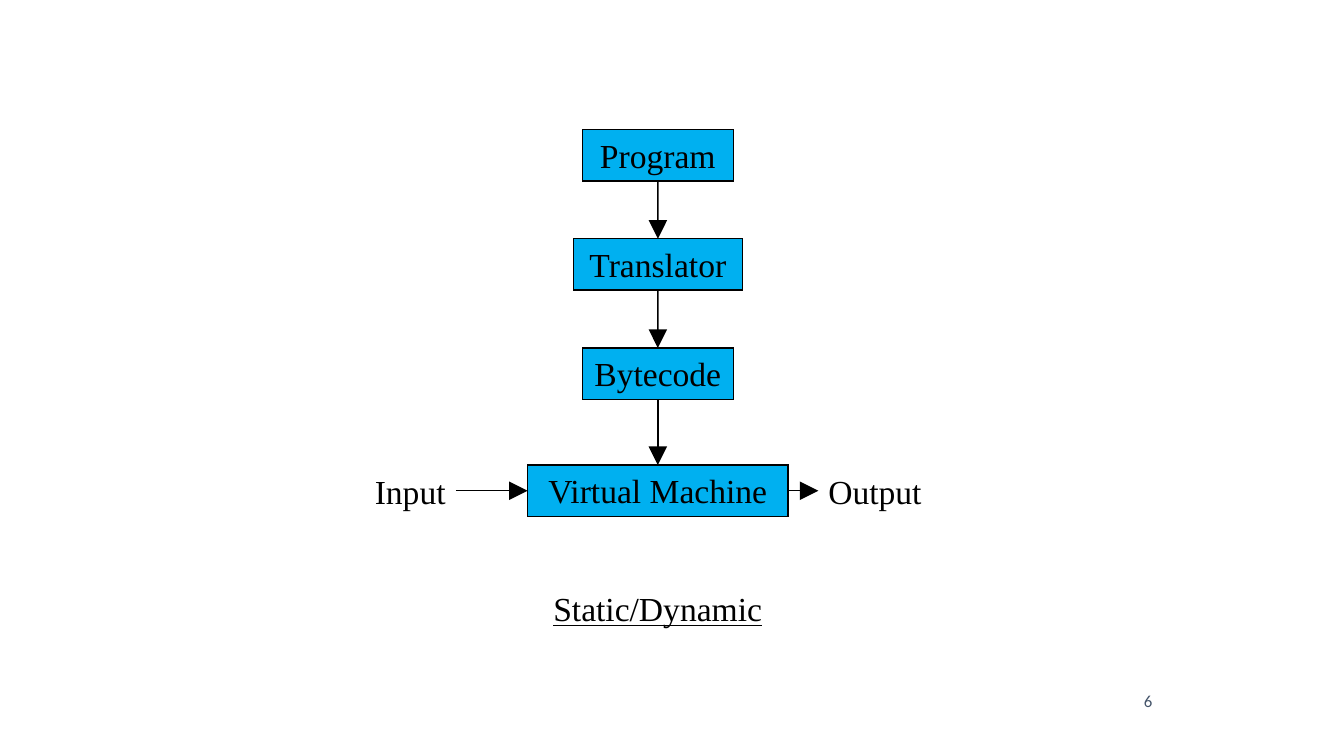
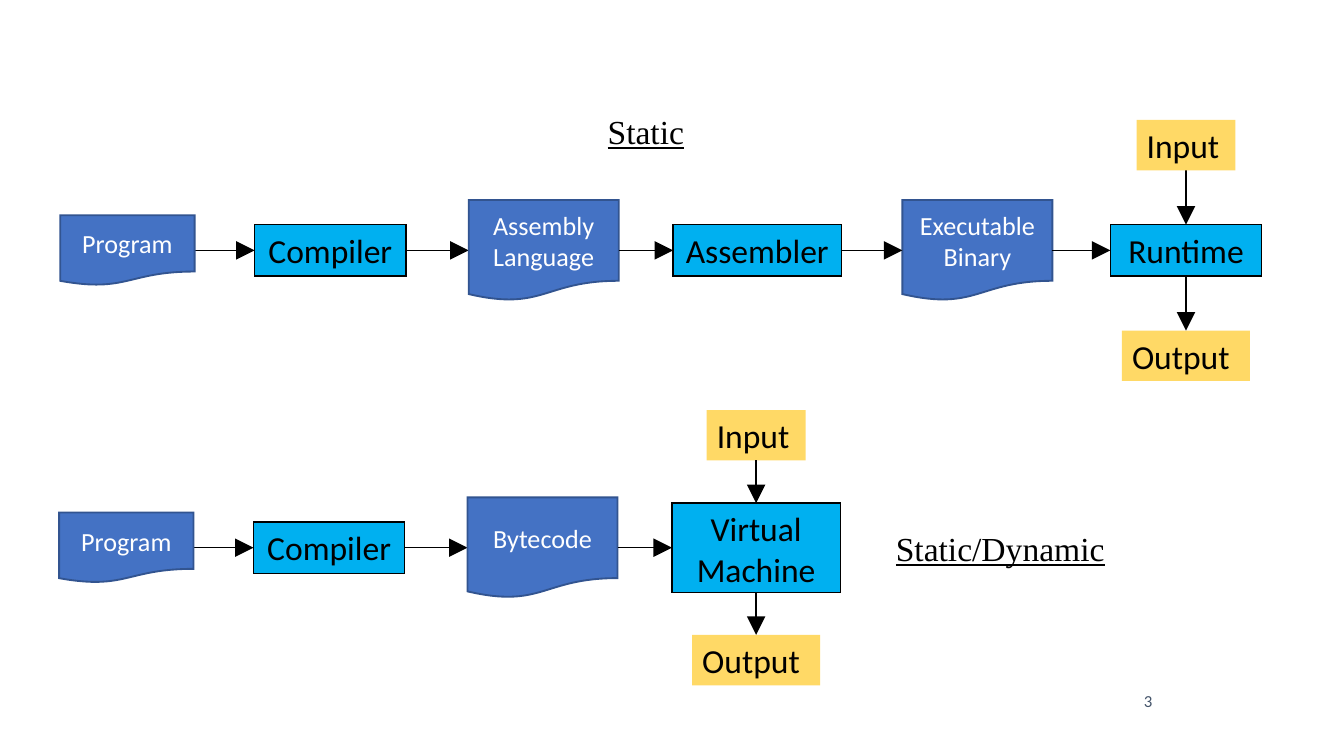
Before and after one commit to anoopsarkar/compilers-class, a slide deck: slide 3 of assets/ppt/intro/in3-what-is-a-compiler.pptx (slide 6 before the commit). Drawn at 1344x756 pixels with LibreOffice and Linux fonts; fonts in the diff are those of the drawing. Boxes give left, top, right and bottom in pixels: in the first picture for what was removed or moved away, otherwise in the second. Text is boxed around its words. In the diff, an @@ line names an element or a change of style, - is before the commit and + after.

Commit message:
updated in3 and in4 slides

```diff
--- a/assets/ppt/intro/in3-what-is-a-compiler.pptx
+++ b/assets/ppt/intro/in3-what-is-a-compiler.pptx
@@ text added at (x1=608, y1=121, x2=684, y2=149), 18 pt, text #000000, underline @@
+Static
@@ rectangle "Input" resized from (x1=375, y1=482, x2=446, y2=510) to (x1=1137, y1=120, x2=1236, y2=171) @@
@@ rectangle "Input" at (x1=1137, y1=120, x2=1236, y2=171): font Times New Roman to Calibri; fill none to #FFD966 @@
@@ arrow moved from (659, 290) - (657, 348) to (1185, 171) - (1185, 224) @@
@@ flow chart document "Program" resized from (x1=582, y1=129, x2=732, y2=180) to (x1=60, y1=215, x2=195, y2=285) @@
@@ flow chart document "Program" at (x1=60, y1=215, x2=195, y2=285): size 18 to 14 pt, font Times New Roman to Calibri, text colour #000000 to #FFFFFF; vertical alignment top to middle; rectangle to flow chart document; fill #00B0F0 to #4472C4; outline #000000 0.75 pt to #325491 1 pt @@
@@ rectangle removed at (x1=574, y1=239, x2=743, y2=290) @@
-Translator
@@ group added at (x1=195, y1=200, x2=1261, y2=301): 5 arrows, 3 rectangles, 2 flow chart documents @@
+Compiler
+Runtime
+Assembler
+Assembly Language
+Executable Binary
@@ arrow moved from (657, 181) - (659, 239) to (1185, 276) - (1185, 331) @@
@@ rectangle "Output" at (x1=1122, y1=331, x2=1250, y2=382): font Times New Roman to Calibri; fill none to #FFD966 @@
@@ rectangle "Output" resized from (x1=828, y1=481, x2=921, y2=510) to (x1=1122, y1=331, x2=1250, y2=382) @@
@@ arrow moved from (657, 399) - (657, 465) to (757, 461) - (757, 503) @@
@@ flow chart document "Bytecode" at (x1=468, y1=497, x2=618, y2=598): size 18 to 14 pt, font Times New Roman to Calibri, text colour #000000 to #FFFFFF; vertical alignment top to middle; rectangle to flow chart document; fill #00B0F0 to #4472C4; outline #000000 0.75 pt to #325491 1 pt @@
@@ flow chart document "Bytecode" resized from (x1=582, y1=348, x2=732, y2=399) to (x1=468, y1=497, x2=618, y2=598) @@
@@ rectangle "Virtual Machine" resized from (x1=528, y1=465, x2=789, y2=516) to (x1=672, y1=503, x2=840, y2=591) @@
@@ rectangle "Virtual Machine" at (x1=672, y1=503, x2=840, y2=591): font Times New Roman to Calibri @@
@@ group added at (x1=59, y1=410, x2=820, y2=685): 3 rectangles, 2 arrows, 1 flow chart document @@
+Compiler
+Input
+Output
+Program
@@ text "Static/Dynamic" moved from (x1=553, y1=598, x2=762, y2=628) to (x1=896, y1=538, x2=1105, y2=567) @@
@@ arrow moved from (456, 491) - (528, 491) to (405, 548) - (468, 548) @@
@@ arrow moved from (788, 491) - (818, 491) to (618, 548) - (672, 548) @@
@@ page number at (x1=1144, y1=696, x2=1153, y2=707): text changed @@
-6
+3
```
Also in this commit, not shown: 5 other slides changed, 3 slides removed, 3 other files.
